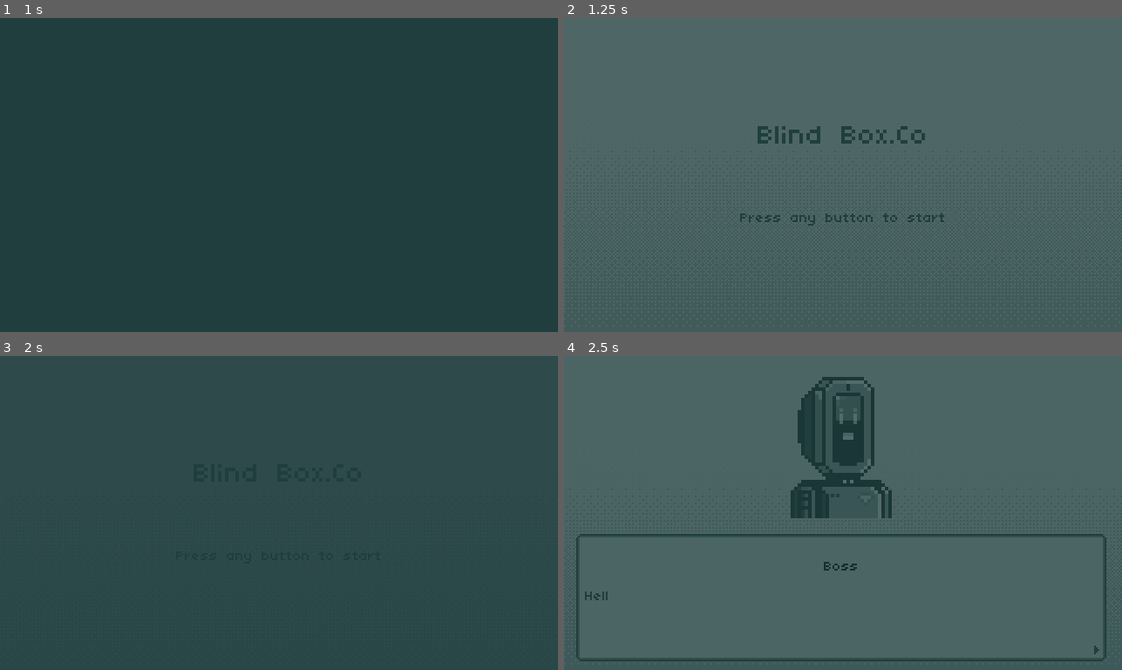
Above: before the commit, frames 1-4 (two rows, left to right).
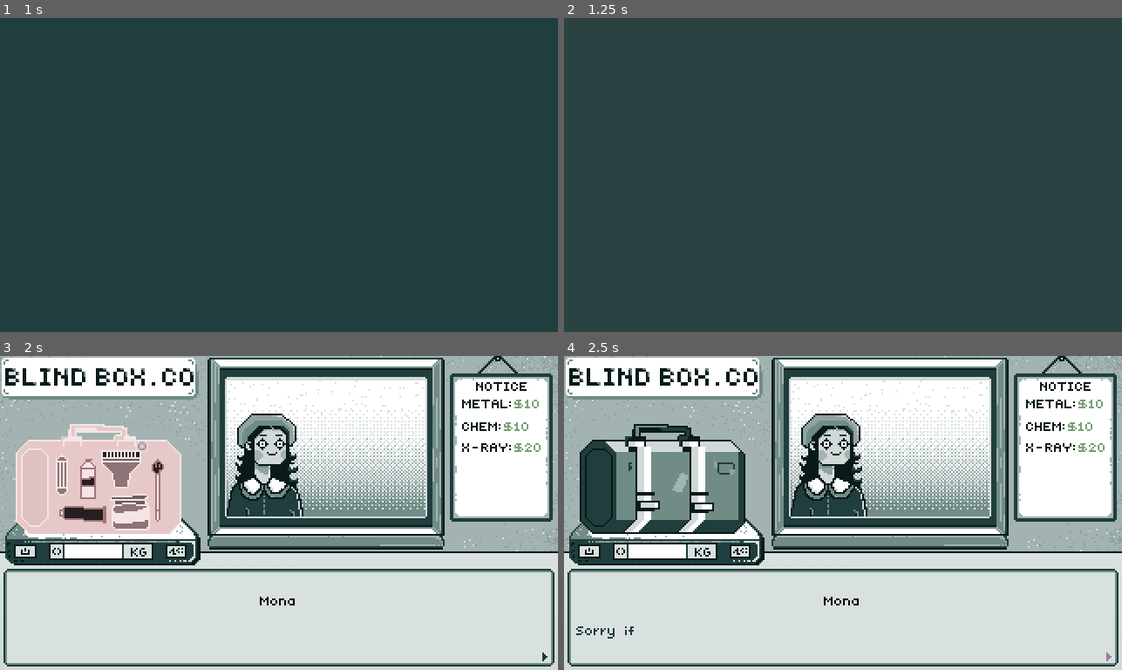
Above: after the commit, the same moments.

Repository: hkattt/blind-box-co
Game: Godot game, scene res://scenes/Main.tscn
Same seed, same stepped clock (60 frames per second), same inputs: the game is played once before the commit and once after it. Sound files missing from this copy of the repository are replaced by a short silence.
Inputs (mouse positions are in pixels of both pictures, inside the frame that each line leads up to):
- Up to frame 1 (1 s): tap Enter at 0.5 s; move the mouse to (401, 159) at 0.52 s; click (401, 159) at 0.67 s
- Up to frame 2 (1.25 s): no input
- Up to frame 3 (2 s): tap Enter at 1.25 s; drag from (167, 528) to (251, 575) at 1.27 s
- Up to frame 4 (2.5 s): click (1110, 657) at 2.02 s

Frame 1 is identical in both runs. In frame 2, 99% of the frame differs, in the area x 0-100%, y 0-100%; in frame 3, 94%; in frame 4, 100%.

Commit message:
Fixed mask shader

Diff:
--- a/src/data/days/interrogations/packages/barney-present.tres
+++ b/src/data/days/interrogations/packages/barney-present.tres
@@ -11,4 +11,6 @@
 has_contraband = false
 has_metal = false
 has_chemical = false
+x_offset = -50
+y_offset = -26
 metadata/_custom_type_script = "uid://udd4i3po5oqi"
--- a/src/data/days/interrogations/packages/greg-package.tres
+++ b/src/data/days/interrogations/packages/greg-package.tres
@@ -11,4 +11,6 @@
 has_contraband = true
 has_metal = false
 has_chemical = true
+x_offset = -40
+y_offset = -26
 metadata/_custom_type_script = "uid://udd4i3po5oqi"
--- a/src/data/days/interrogations/packages/kyle-present.tres
+++ b/src/data/days/interrogations/packages/kyle-present.tres
@@ -11,4 +11,6 @@
 has_contraband = true
 has_metal = true
 has_chemical = true
+x_offset = -60
+y_offset = -26
 metadata/_custom_type_script = "uid://udd4i3po5oqi"
--- a/src/data/days/interrogations/packages/mona-bag.tres
+++ b/src/data/days/interrogations/packages/mona-bag.tres
@@ -11,4 +11,6 @@
 has_contraband = false
 has_metal = false
 has_chemical = true
+x_offset = -40
+y_offset = -26
 metadata/_custom_type_script = "uid://udd4i3po5oqi"
--- a/src/data/days/interrogations/packages/x-aea-12-crate.tres
+++ b/src/data/days/interrogations/packages/x-aea-12-crate.tres
@@ -11,4 +11,6 @@
 has_contraband = true
 has_metal = false
 has_chemical = true
+x_offset = -40
+y_offset = -26
 metadata/_custom_type_script = "uid://udd4i3po5oqi"
--- a/src/resources/PackageData.gd
+++ b/src/resources/PackageData.gd
@@ -5,3 +5,5 @@
 @export var has_contraband: bool
 @export var has_metal: bool
 @export var has_chemical: bool
+@export var x_offset: int
+@export var y_offset: int
--- a/src/scenes/Package.tscn
+++ b/src/scenes/Package.tscn
@@ -22,6 +22,7 @@
 texture = ExtResource("3_gx8m8")
 
 [node name="Mask" parent="Package" instance=ExtResource("5_lloef")]
+visible = false
 position = Vector2(-7, -2)
 
 [node name="CollisionShape2D" type="CollisionShape2D" parent="." groups=["Packages"]]
--- a/src/scenes/components/Mask.tscn
+++ b/src/scenes/components/Mask.tscn
@@ -1,9 +1,35 @@
 [gd_scene load_steps=3 format=3 uid="uid://cuxp5bujto2d5"]
 
 [ext_resource type="Texture2D" uid="uid://bl5k1q83ktf53" path="res://assets/images/items/x-ray/x-ray-mask-inverted.png" id="1_iq4p4"]
-[ext_resource type="Script" uid="uid://ypkomb03vlnh" path="res://scripts/components/Mask.gd" id="2_dedqy"]
+
+[sub_resource type="GDScript" id="GDScript_v0cqy"]
+script/source = "class_name Mask extends Sprite2D
+
+#var parent_sprite: Sprite2D
+#var mask_shader: Shader = preload(\"res://shaders/Mask.gdshader\")
+#
+#func _ready() -> void:
+	#parent_sprite = get_parent()
+	#var shader_material: ShaderMaterial = ShaderMaterial.new()
+	#shader_material.shader = mask_shader
+	#parent_sprite.material = shader_material
+#
+#func _process(_delta: float) -> void:
+	#if not parent_sprite is Sprite2D:
+		#return
+#
+	## ensures that the mask itself is not visible
+	#self_modulate.a = 0.0
+#
+	## sets all parameters every frame
+	#parent_sprite.material.set_shader_parameter('m_mask_texture', texture)
+	#parent_sprite.material.set_shader_parameter('m_viewport_size', get_viewport().size)
+	#parent_sprite.material.set_shader_parameter('m_position', position)
+	##parent_sprite.material.set_shader_parameter('m_rotation', rotation)
+	##parent_sprite.material.set_shader_parameter('m_scale', scale)
+"
 
 [node name="Mask" type="Sprite2D"]
 texture_filter = 3
 texture = ExtResource("1_iq4p4")
-script = ExtResource("2_dedqy")
+script = SubResource("GDScript_v0cqy")
--- a/src/scripts/Main.gd
+++ b/src/scripts/Main.gd
@@ -16,7 +16,7 @@
 
 const HIRED_EARNINGS: int = 50
 
-var game_screen: GameScreen = GameScreen.MAIN_MENU
+var game_screen: GameScreen = GameScreen.INTERROGATION
 var main_menu: MainMenu
 var intro: Intro = null
 var daily_report: DailyReport = null
--- a/src/scripts/Package.gd
+++ b/src/scripts/Package.gd
@@ -4,11 +4,21 @@
 @onready var xray_package: Sprite2D =  $XRayPackage
 @onready var mask: Sprite2D         = $Package/Mask
 
+var mask_shader: Shader   = preload("res://shaders/Mask.gdshader")
+var mask_texture: Texture = preload("res://assets/images/items/x-ray/x-ray-mask-inverted.png")
+
 var has_contraband: bool
 var has_metal: bool
 var has_chemical: bool
+var x_offset: int
+var y_offset: int
 
 var xray: Area2D
+
+func _ready() -> void:
+	var shader_material: ShaderMaterial = ShaderMaterial.new()
+	shader_material.shader = mask_shader
+	package.material = shader_material
 
 func load_package(package_data: PackageData):
 	package.texture = package_data.image
@@ -16,9 +26,14 @@
 	has_contraband = package_data.has_contraband
 	has_metal = package_data.has_metal
 	has_chemical = package_data.has_chemical
+	x_offset = package_data.x_offset
+	y_offset = package_data.y_offset
+
 
 func _process(_delta: float):
-	mask.global_position = xray.global_position
+	mask.global_position = xray.global_position + Vector2(x_offset, y_offset)
+	package.material.set_shader_parameter("mask_sampler", mask_texture)
+	package.material.set_shader_parameter("mask_offset",  mask.global_position - global_position)
 
 func set_xray(_xray: Area2D):
 	xray = _xray
--- a/src/scripts/components/Mask.gd
+++ /dev/null
@@ -1,24 +0,0 @@
-class_name Mask extends Sprite2D
-
-var parent_sprite: Sprite2D
-var mask_shader: Shader = preload("res://shaders/Mask.gdshader")
-
-func _ready() -> void:
-	parent_sprite = get_parent()
-	var shader_material: ShaderMaterial = ShaderMaterial.new()
-	shader_material.shader = mask_shader
-	parent_sprite.material = shader_material
-
-func _process(_delta: float) -> void:
-	if not parent_sprite is Sprite2D:
-		return
-
-	# ensures that the mask itself is not visible
-	self_modulate.a = 0.0
-
-	# sets all parameters every frame
-	parent_sprite.material.set_shader_parameter('m_mask_texture', texture)
-	parent_sprite.material.set_shader_parameter('m_viewport_size', get_viewport().size)
-	parent_sprite.material.set_shader_parameter('m_position', position)
-	parent_sprite.material.set_shader_parameter('m_rotation', rotation)
-	parent_sprite.material.set_shader_parameter('m_scale', scale)
--- a/src/shaders/Mask.gdshader
+++ b/src/shaders/Mask.gdshader
@@ -1,56 +1,16 @@
 shader_type canvas_item;
 
-uniform bool m_disable = false;
-uniform float m_rotation = 0.0;
-uniform vec2 m_position = vec2(0.0,0.0);
-//uniform vec2 v_viewport_aspect_ratio = vec2(1.0,1.0);
-uniform vec2 m_viewport_size = vec2(1.0,1.0);
-uniform vec2 m_scale = vec2(1.0,1.0);
-uniform sampler2D m_mask_texture;
-//uniform vec2 v_masked_texture_size = vec2(1.0,1.0);
-//uniform vec2 v_mask_texture_size = vec2(1.0,1.0);
-
-vec2 rotate_uv(vec2 puv, vec2 ppivot, float protation) {
-    float vcosa = cos(protation);
-    float vsina = sin(protation);
-    puv -= ppivot;
-    return vec2(
-        vcosa * puv.x - vsina * puv.y,
-        vcosa * puv.y + vsina * puv.x
-    ) + ppivot;
-}
-
-vec2 scale_uv(vec2 p_uv, vec2 p_proportion, vec2 p_scale){
-	p_uv -= vec2(0.5,0.5);
-	p_uv /= p_proportion * p_scale;
-	p_uv += vec2(0.5,0.5);
-	return p_uv;
-}
+uniform sampler2D mask_sampler;
+uniform vec2 mask_offset = vec2(0,0);
 
 void fragment() {
-	if(!m_disable){
-		vec2 v_mask_uv = UV;
-		vec2 v_masked_texture_size = vec2(textureSize(TEXTURE, 0));
-		vec2 v_mask_texture_size = vec2(textureSize(m_mask_texture, 0));
-		vec2 v_mask_to_parent_proportion = v_mask_texture_size / v_masked_texture_size;
-
-		float v_viewport_min_side_size = min(m_viewport_size.x, m_viewport_size.y);
-		vec2 v_viewport_aspect_ratio = m_viewport_size / vec2(v_viewport_min_side_size, v_viewport_min_side_size);
-
-		float v_mask_y_to_viewport_y_proportion = m_viewport_size.y / v_mask_texture_size.y;
-
-		vec2 v_offset = v_mask_to_parent_proportion * SCREEN_PIXEL_SIZE * m_position * v_viewport_aspect_ratio * v_mask_y_to_viewport_y_proportion;
-
-		v_mask_uv -= v_offset;
-		v_mask_uv = rotate_uv(v_mask_uv, vec2(0.5,0.5), -m_rotation);
-
-		v_mask_uv = scale_uv(v_mask_uv, v_mask_to_parent_proportion, m_scale);
-
-		vec4 v_mask_color = texture(m_mask_texture, v_mask_uv);
-		vec4 v_masked_color = texture(TEXTURE, UV);
-		float v_final_alpha = clamp(v_masked_color.a - v_mask_color.a, 0.0, 1.0);
-
-		COLOR.rgb = v_masked_color.rgb;
-		COLOR.a = v_final_alpha;
-	}
+	ivec2 orig_size = textureSize(TEXTURE,0);
+	ivec2 mask_size = textureSize(mask_sampler,0);
+	vec2 orig_size_to_mask_size_ratio = vec2(orig_size) / vec2(mask_size);
+	vec2 mask_offset_pixel_converted = mask_offset * TEXTURE_PIXEL_SIZE * orig_size_to_mask_size_ratio * -1.0;
+	vec4 mask_color = texture(mask_sampler, UV * orig_size_to_mask_size_ratio + mask_offset_pixel_converted);
+	vec4 orig_color = texture(TEXTURE, UV);
+	float alpha = clamp(orig_color.a - mask_color.a, 0.0, 1.0);
+	COLOR.a = alpha;
+	COLOR.rgb = orig_color.rgb;
 }
Binary file changed: src/assets/images/items/x-ray/x-ray-mask-inverted.png
Not shown, removed: src/scripts/components/Mask.gd.uid
Not shown, changed: src/shaders/Mask.gdshader.uid
